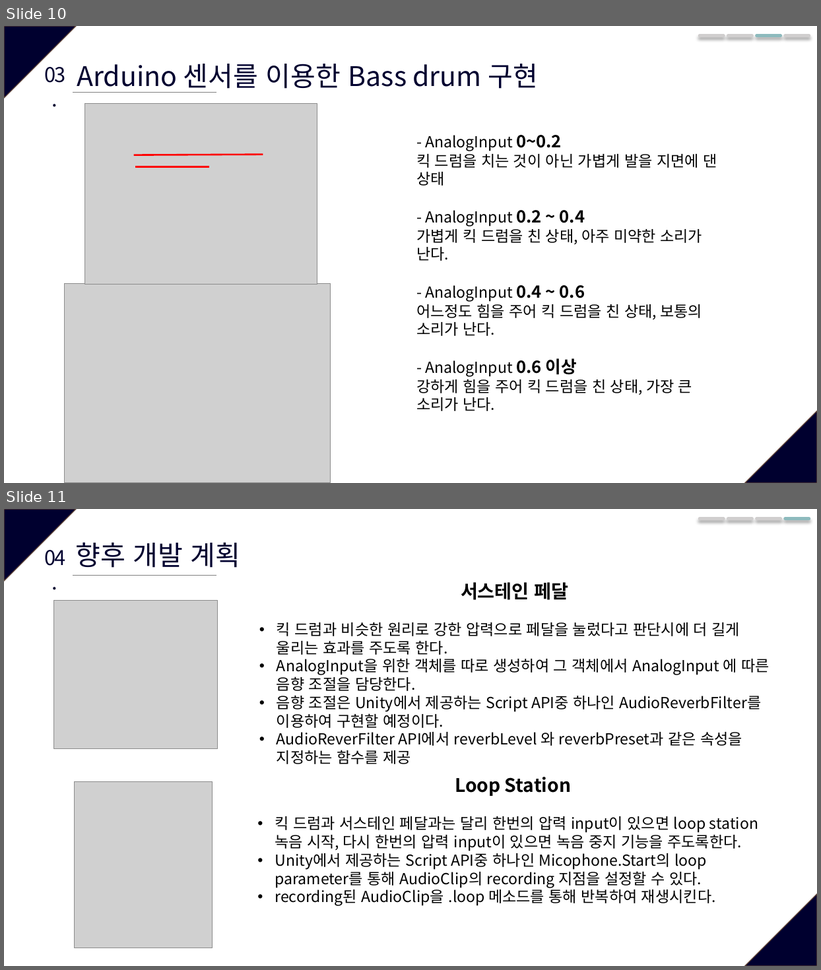
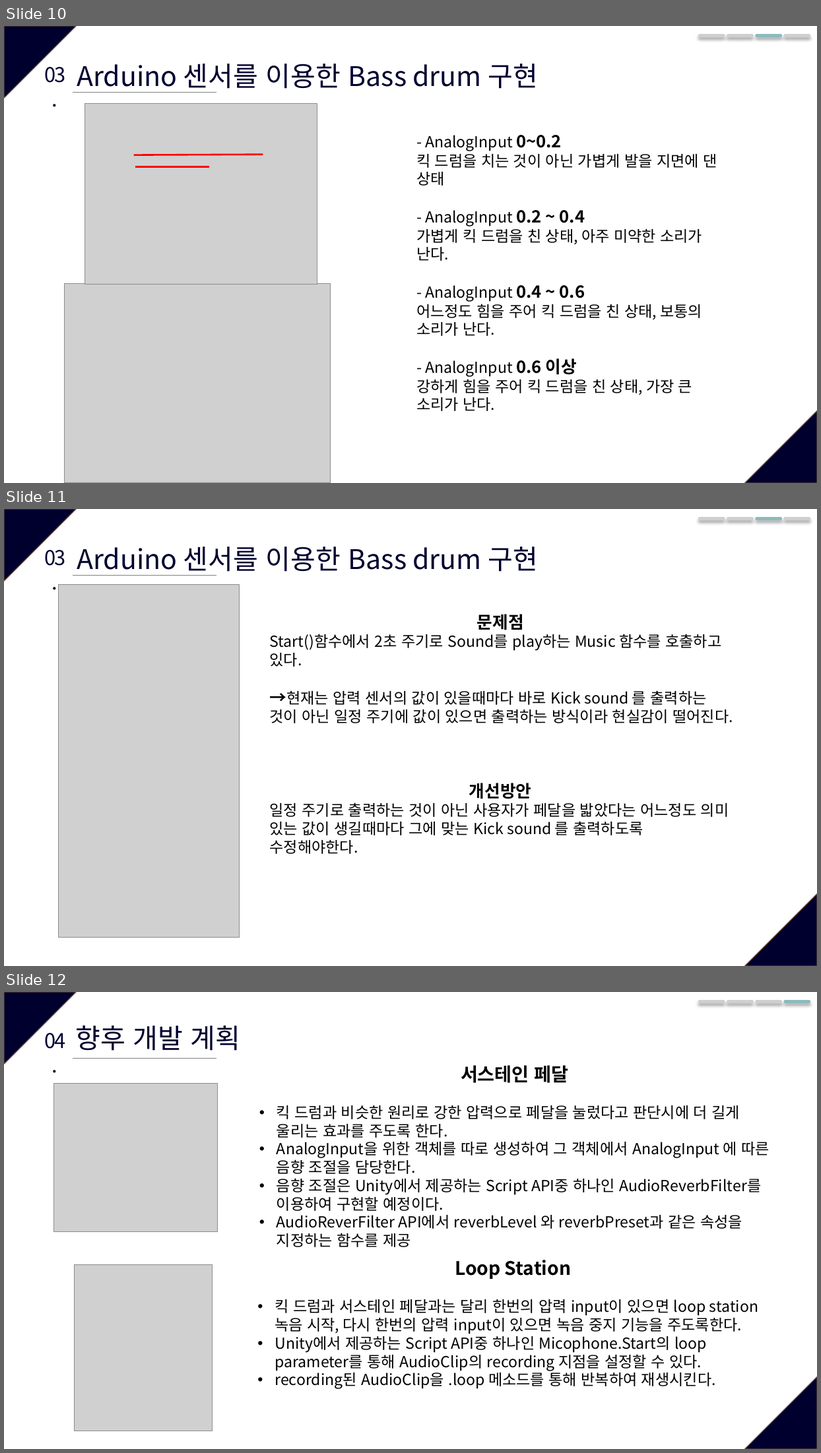
Before and after one commit to esang0302/HUFS_Harmony, a slide deck: DOC/20131108_핵심기술및결과/핵심기술및결과_201600726_김정민.pptx. Shown one above the other, each under a label of ours: slides 10 and 11 before the commit, slides 10, 11 and 12 after it. The pictures are 821x970 and 821x1453 pixels, drawn with LibreOffice and Linux fonts; fonts in the diff are those of the drawing; grey boxes stand for pictures. Boxes give left, top, right and bottom in pixels: in the first picture for what was removed or moved away, otherwise in the second. Text is boxed around its words. In the diff, an @@ line names an element or a change of style, - is before the commit and + after.

```diff
--- a/DOC/20131108_핵심기술및결과/핵심기술및결과_201600726_김정민.pptx
+++ b/DOC/20131108_핵심기술및결과/핵심기술및결과_201600726_김정민.pptx
@@ slide 11 added at (4,509,817,966), background #FFFFFF; not listed: 2 template elements that a slide beside it also shows @@
@@ line added from (700, 519) to (724, 519), #D0CECE 3.5 pt @@
@@ line added from (728, 519) to (752, 519), #D0CECE 3.5 pt @@
@@ line added from (757, 519) to (781, 519), #8DBABD 3.5 pt @@
@@ line added from (785, 519) to (809, 519), #D0CECE 3.5 pt @@
@@ text added at (77,547,538,576), 32 pt, text #00002F @@
+Arduino 센서를 이용한 Bass drum 구현
@@ text added at (44,550,65,566), 24 pt, text #00002F @@
+03.
@@ picture added at (58,585,240,938) @@
@@ line added from (73, 575) to (217, 575), #808080 0.5 pt @@
@@ text added at (270,614,733,854), 18 pt, text #000000 @@
+문제점
+Start()함수에서 2초 주기로 Sound를 play하는 Music 함수를 호출하고 있다.
+→현재는 압력 센서의 값이 있을때마다 바로 Kick sound 를 출력하는 것이 아닌 일정 주기에 값이 있으면 출력하는 방식이라 현실감이 떨어진다.
+개선방안
+일정 주기로 출력하는 것이 아닌 사용자가 페달을 밟았다는 어느정도 의미 있는 값이 생길때마다 그에 맞는 Kick sound 를 출력하도록 수정해야한다.
@@ what was slide 11 is now slide 12 @@
```
Also in this commit, not shown: 4 slides changed.
